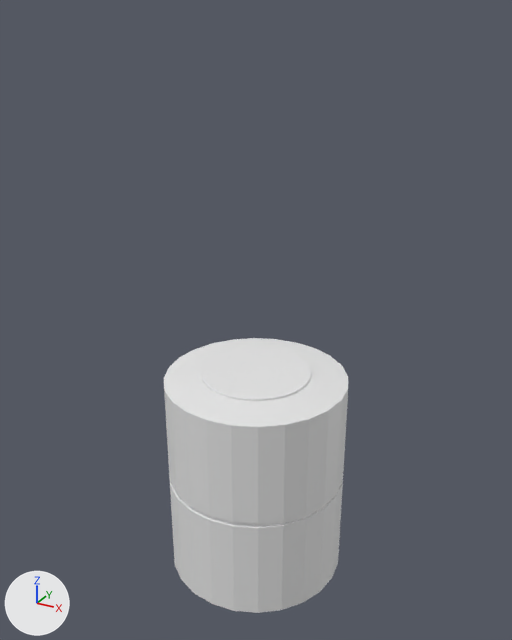
Renders of the Blender file HS-312/Intelsat 4.blend from each side of a commit.
One viewpoint serves both versions: a camera (50 mm lens) standing at (3.91, -7.12, 7.19) and looking at (-0.03, 0.04, 3.61). Every picture has the same lights, and +X, +Y and +Z are marked at lower left.

In view in the first picture: 'Body'.
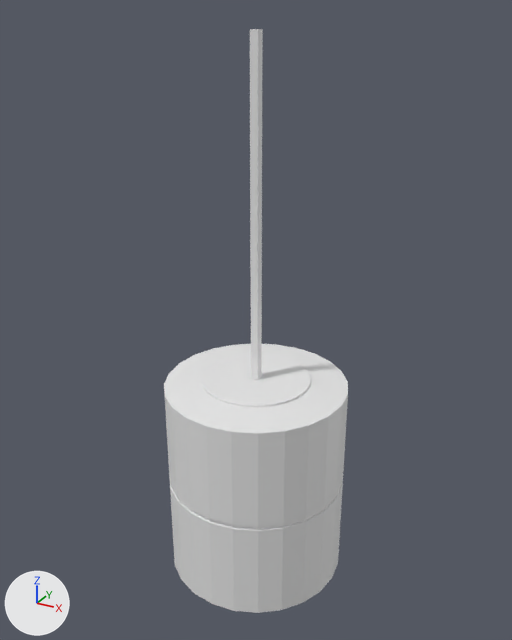
Changed parts and their boxes (x1, y1, x2, y2) in the pictures (512 x 640 px):
'Body', rescaled: before (164, 338, 348, 613); after (164, 344, 348, 613)
'Cube', added: after (250, 29, 263, 380)

Edits to the bpy script that builds the scene:
```text
Add me_cube_001:
    me_cube_001.from_pydata(...)  # a box spanning x -1.0..1.0, y -1.0..1.0, z 0.0..2.0
Change ob_body:
    ob_body.scale: (1.0, 1.0, 1.0) -> (1.0, 1.0, 0.97)
Add ob_cube:
    ob_cube = bpy.data.objects.new('Cube', me_cube_001)
    ob_cube.location = (0.0, 0.0, 0.0)
    ob_cube.scale = (0.05, 0.05, 3.49)
```
